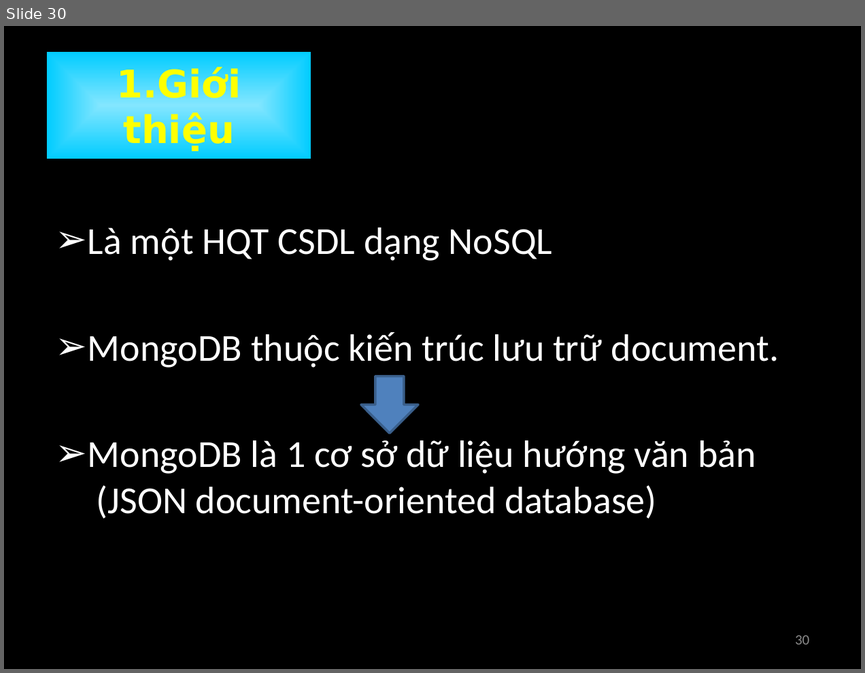
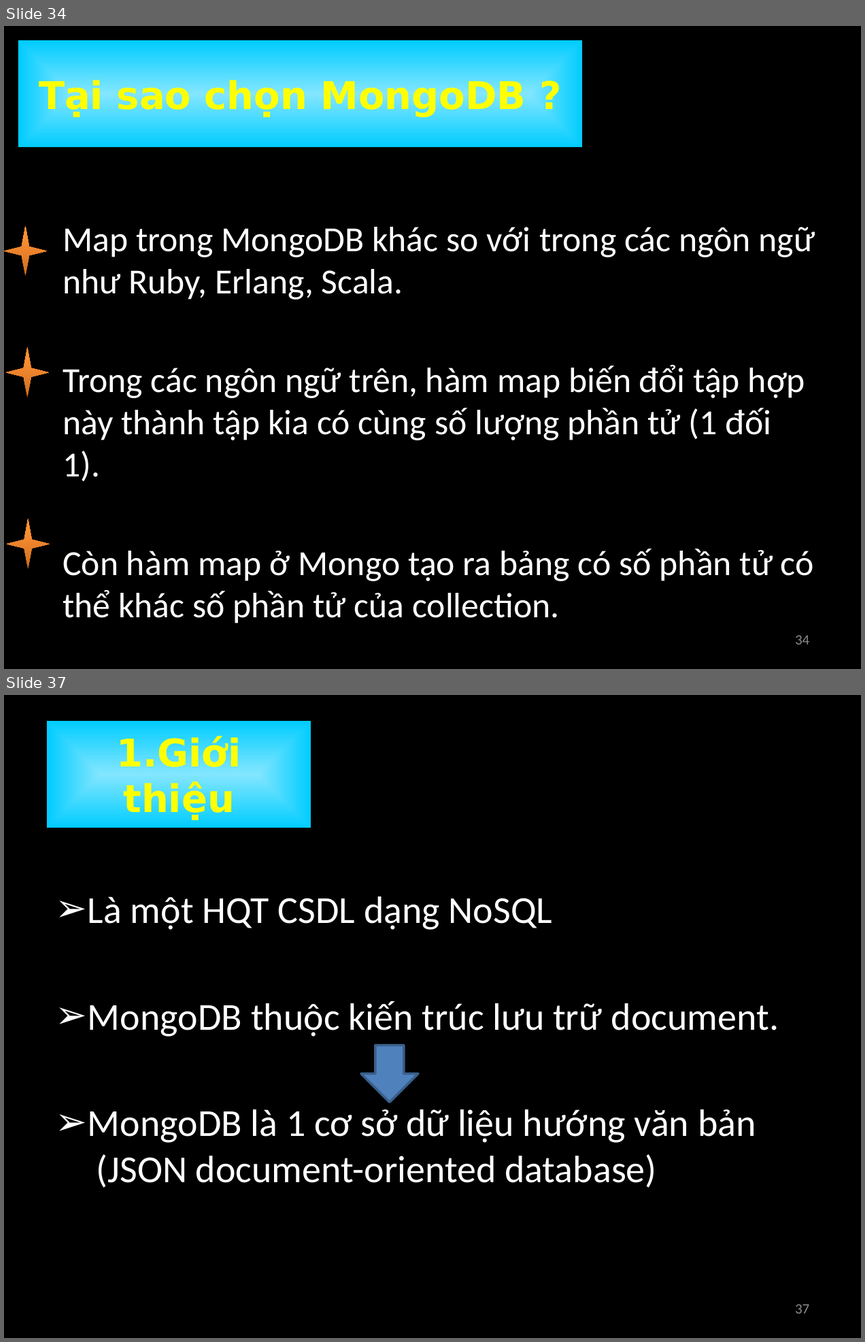
Before and after one commit to nguyenminhthong27/academic-term2-2012-distributed-application-group-21, a slide deck: 0.Seminar MongoDB/Introduction MongoDB.pptx. Shown one above the other, each under a label of ours: slide 30 before the commit, slides 34 and 37 after it; the slides between them are not shown. The pictures are 865x673 and 865x1342 pixels, drawn with LibreOffice and Linux fonts; fonts in the diff are those of the drawing. Boxes give left, top, right and bottom in pixels: in the first picture for what was removed or moved away, otherwise in the second. Text is boxed around its words. In the diff, an @@ line names an element or a change of style, - is before the commit and + after.

```diff
--- a/0.Seminar MongoDB/Introduction MongoDB.pptx
+++ b/0.Seminar MongoDB/Introduction MongoDB.pptx
@@ slide 34 added at (x1=4, y1=26, x2=861, y2=669), background #000000 @@
@@ title added at (x1=18, y1=40, x2=582, y2=148), fill gradient #BFE8FF to #00CCFF, 32 pt, text #FFFF00, bold @@
+Tại sao chọn MongoDB ?
@@ star added at (x1=4, y1=226, x2=47, y2=276), fill gradient #CC6E20 to #FF9034 to #FF9136 @@
@@ text added at (x1=62, y1=227, x2=815, y2=623), 29.6 pt, text #FFFFFF @@
+Map trong MongoDB khác so với trong các ngôn ngữ như Ruby, Erlang, Scala.
+Trong các ngôn ngữ trên, hàm map biến đổi tập hợp này thành tập kia có cùng số lượng phần tử (1 đối 1).
+Còn hàm map ở Mongo tạo ra bảng có số phần tử có thể khác số phần tử của collection.
@@ star added at (x1=6, y1=347, x2=49, y2=397), fill gradient #CC6E20 to #FF9034 to #FF9136 @@
@@ star added at (x1=7, y1=518, x2=50, y2=569), fill gradient #CC6E20 to #FF9034 to #FF9136 @@
@@ page number added at (x1=795, y1=635, x2=809, y2=644), 12 pt, text #8C8C8C @@
+34
@@ what was slide 30 is now slide 37 @@
@@ page number at (x1=795, y1=1304, x2=809, y2=1313): text changed @@
-30
+37
```
Also in this commit, not shown: 26 slides changed, 28 other slides added, 1 slide removed.
